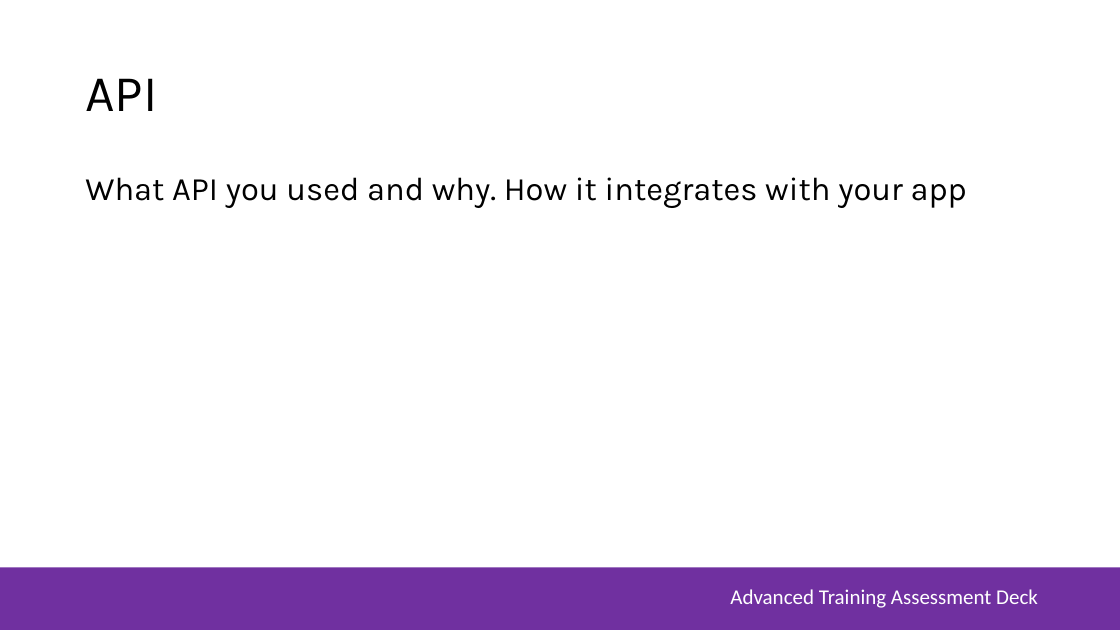
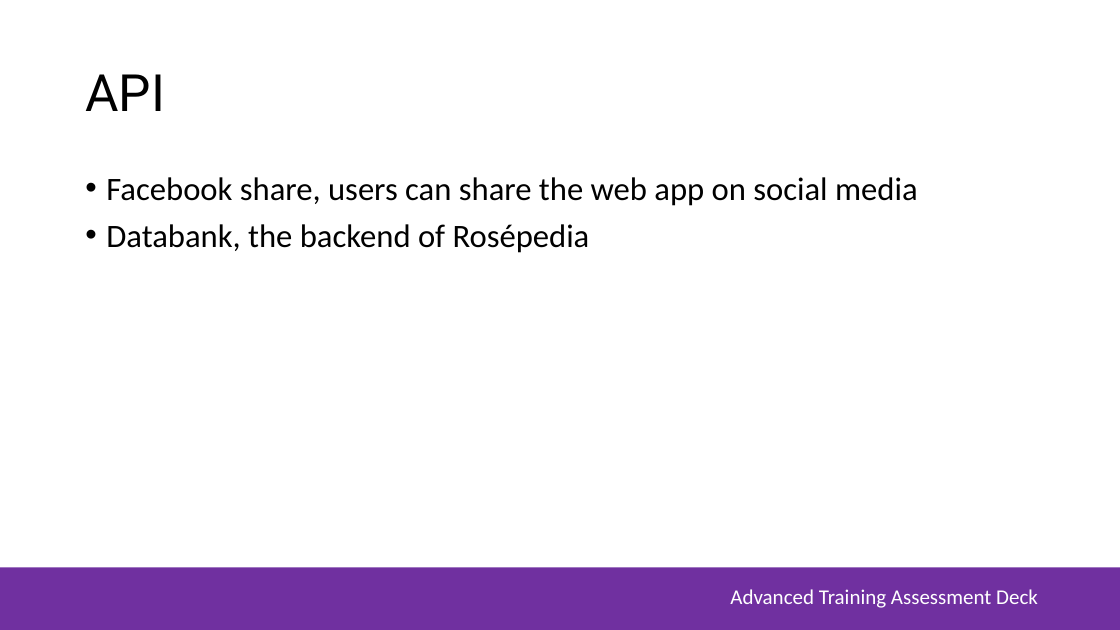
Before and after one commit to joshiefu/MSA_Phase2_WebApp, a slide deck: slide 6 of MSA-Assessment-Deck.pptx. Drawn at 1120x630 pixels with LibreOffice and Linux fonts; fonts in the diff are those of the drawing; background and template pictures are left out. Boxes give left, top, right and bottom in pixels: in the first picture for what was removed or moved away, otherwise in the second. Text is boxed around its words. In the diff, an @@ line names an element or a change of style, - is before the commit and + after.

```diff
--- a/MSA-Assessment-Deck.pptx
+++ b/MSA-Assessment-Deck.pptx
@@ title "API" at (x1=85, y1=74, x2=165, y2=111): font Karla to Roboto @@
@@ text at (x1=106, y1=177, x2=918, y2=253): text changed; font Karla to Calibri @@
-What API you used and why. How it integrates with your app
+• Facebook share, users can share the web app on social media
+• Databank, the backend of Rosépedia
```
Also in this commit, not shown: 5 other slides changed, 6 slides added, 3 slides removed.
